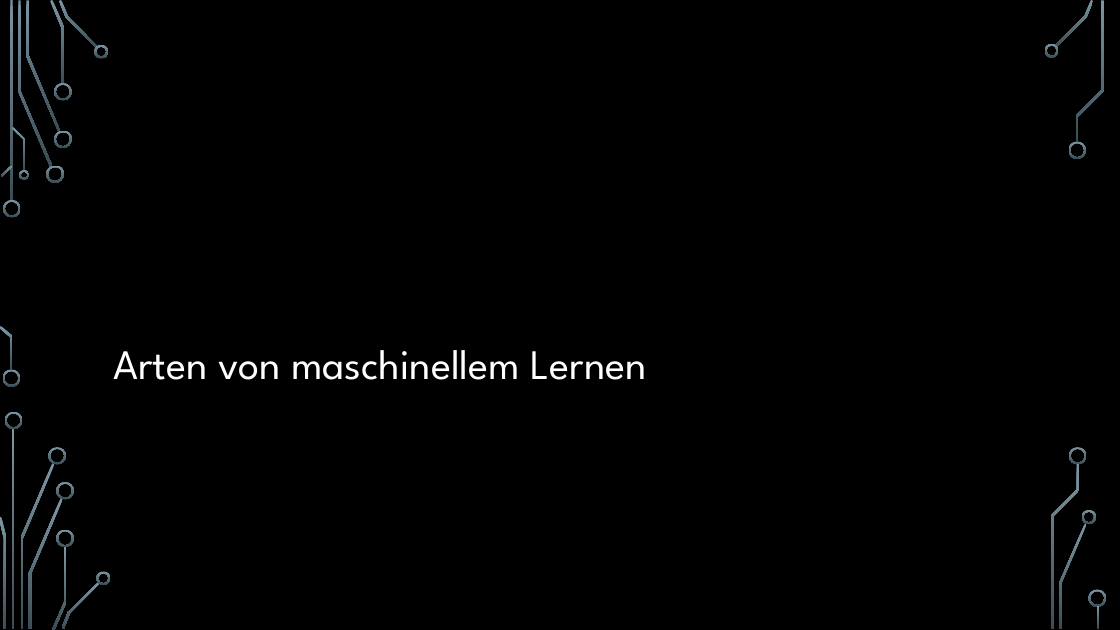
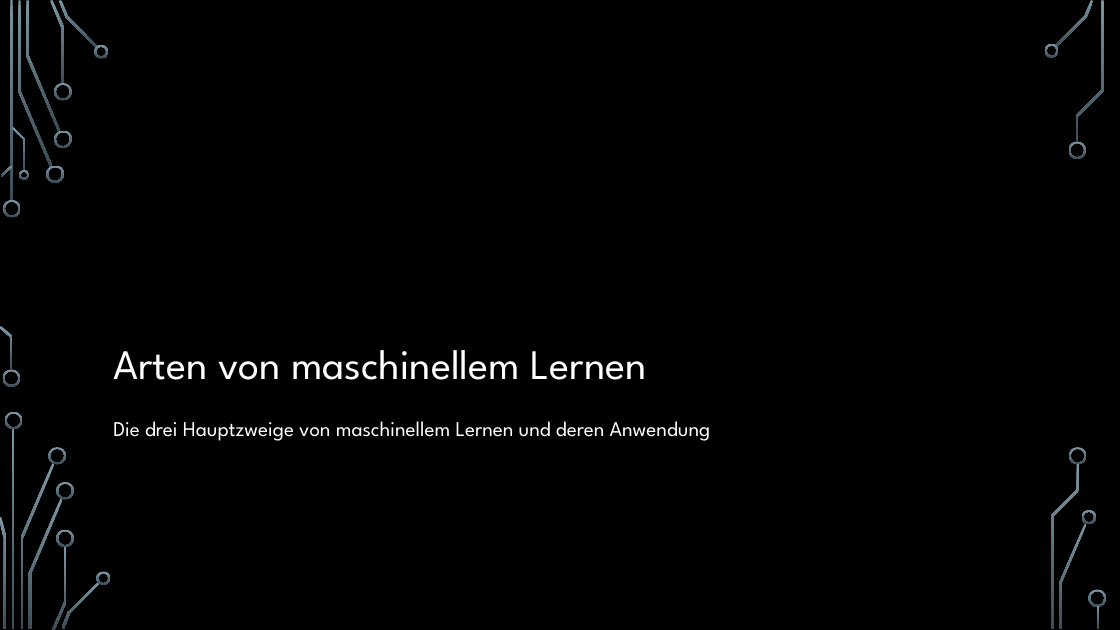
Before and after one commit to hacpro/introduction-machine-learning, a slide deck: slide 24 of presentation.pptx (slide 22 before the commit). Drawn at 1120x630 pixels with LibreOffice and Linux fonts; fonts in the diff are those of the drawing; background and template pictures are left out. Boxes give left, top, right and bottom in pixels: in the first picture for what was removed or moved away, otherwise in the second. Text is boxed around its words. In the diff, an @@ line names an element or a change of style, - is before the commit and + after.

```diff
--- a/presentation.pptx
+++ b/presentation.pptx
@@ text added at bbox=[113, 421, 711, 441], 18 pt, text #FFFFFF @@
+Die drei Hauptzweige von maschinellem Lernen und deren Anwendung
```
Also in this commit, not shown: 19 other slides changed, 2 slides added.
